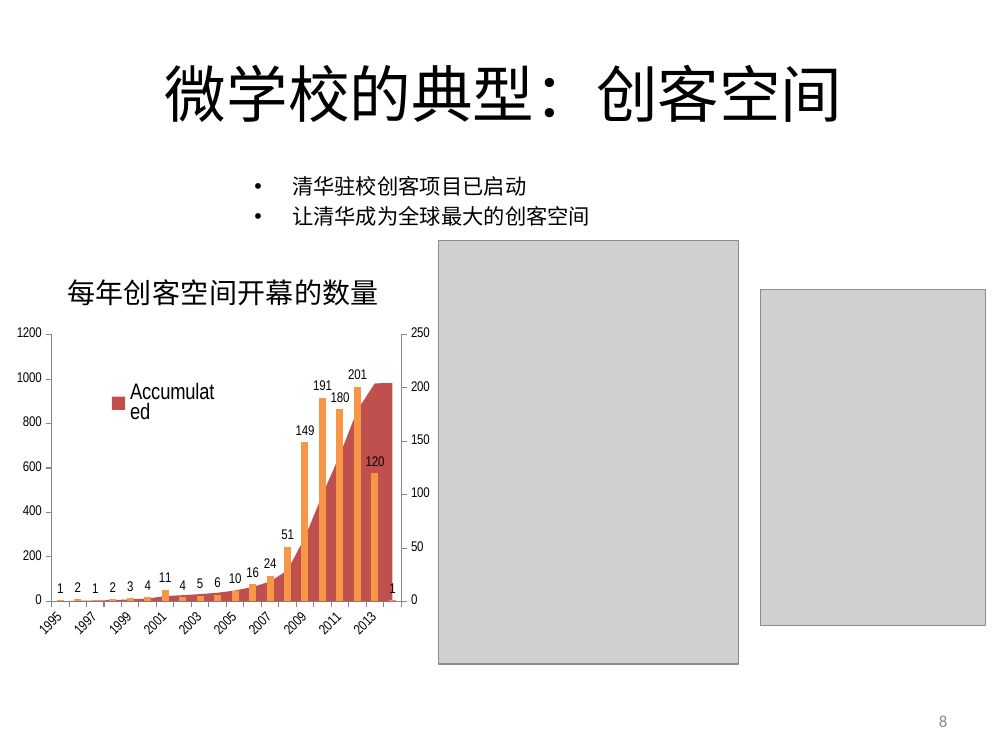
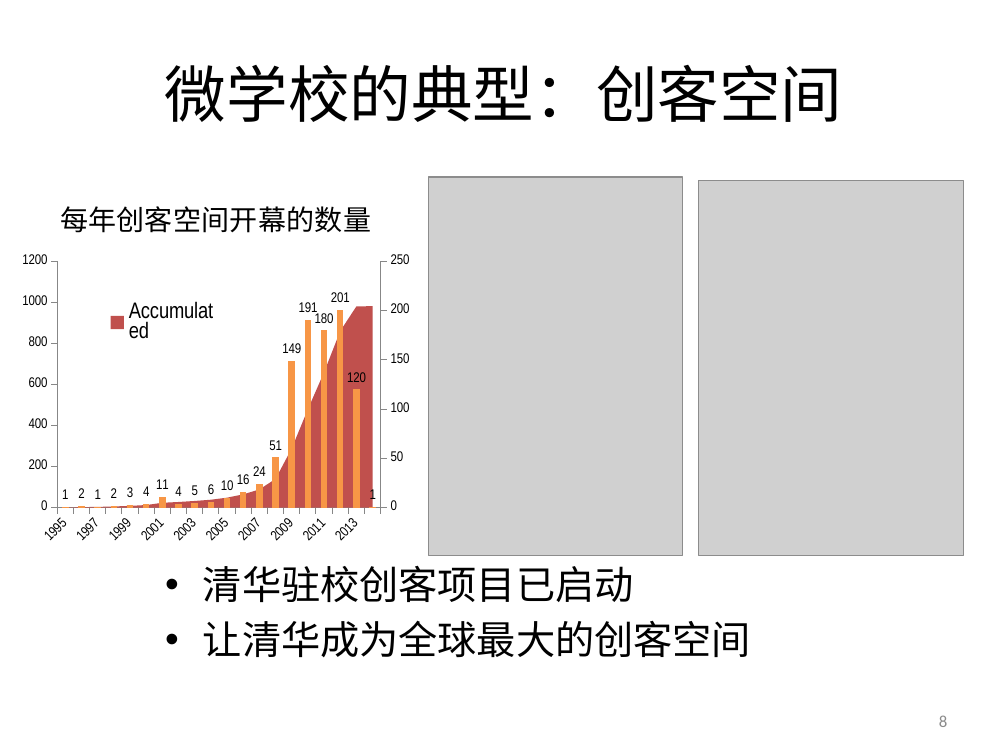
Before and after one commit to woodyme/2014JanXLP, a slide deck: slide 8 of 课程方案/XLP_WorkFLow_CHN.pptx. Drawn at 1008x756 pixels with LibreOffice and Linux fonts; fonts in the diff are those of the drawing; grey boxes stand for pictures; background and template pictures are left out. Boxes give left, top, right and bottom in pixels: in the first picture for what was removed or moved away, otherwise in the second. Text is boxed around its words. In the diff, an @@ line names an element or a change of style, - is before the commit and + after.

```diff
--- a/课程方案/XLP_WorkFLow_CHN.pptx
+++ b/课程方案/XLP_WorkFLow_CHN.pptx
@@ area chart: place and size @@
-area chart at box(8, 249, 438, 645)
+area chart at box(14, 177, 417, 552)
@@ picture: place and size @@
-picture at box(761, 289, 986, 626)
+picture at box(428, 177, 682, 556)
@@ picture: place and size @@
-picture at box(438, 240, 738, 664)
+picture at box(699, 180, 964, 555)
@@ text "清华驻校创客项目已启动": place and size @@
-text "清华驻校创客项目已启动" at box(292, 176, 590, 226)
+text "清华驻校创客项目已启动" at box(203, 565, 751, 658)
@@ text "清华驻校创客项目已启动" at box(203, 565, 751, 658): size 15.2 to 28 pt; more space between paragraphs @@
```
Also in this commit, not shown: 5 other slides changed, 1 slide removed, 2 other files.
